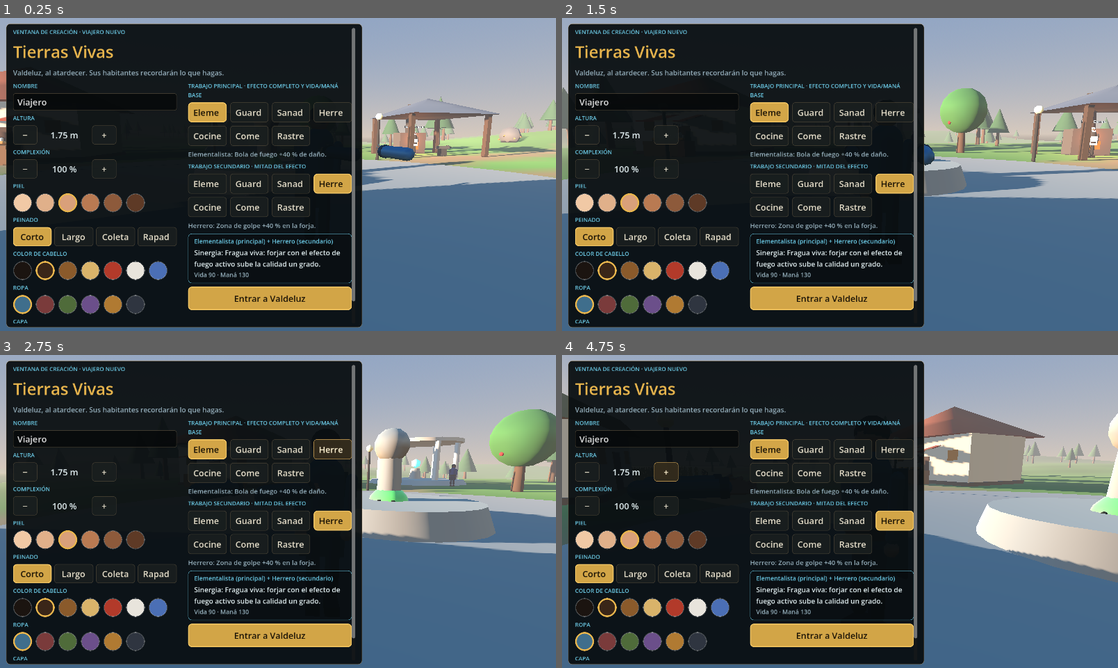
Above: before the commit, frames 1-4 (two rows, left to right).
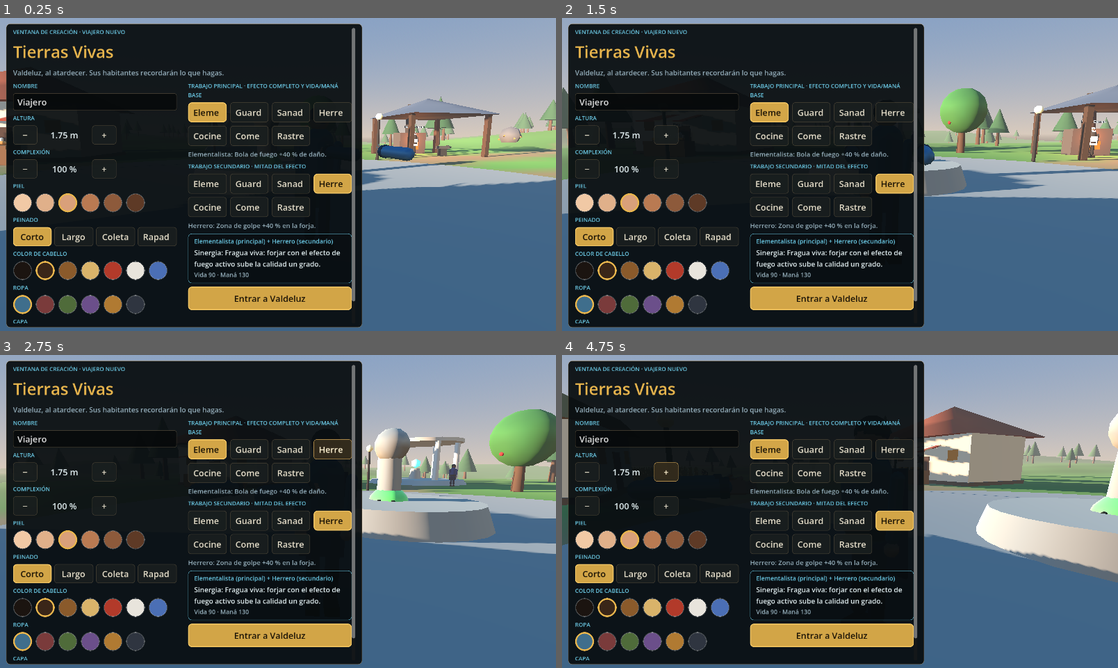
Above: after the commit, the same moments.

Repository: samuelguerrerodelarosa005-arch/tierras-vivientes
Game: Godot game, scene res://main.tscn
The game is run twice, just before and just after one commit, with the same random seed, the same clock (stepped at 60 frames per second) and the same inputs.
Inputs (mouse positions are in pixels of both pictures, inside the frame that each line leads up to):
- Up to frame 1 (0.25 s): no input
- Up to frame 2 (1.5 s): tap Enter at 0.5 s; move the mouse to (962, 158) at 0.52 s; hold D (move_right) 0.53-1.28 s; hold F (eat) 0.53-1.28 s; click (962, 158) at 0.67 s; tap Space (jump) at 0.77 s; move the mouse to (728, 190) at 1.27 s; hold S (move_back) from 1.28 s (still down); tap E (interact) at 1.35 s
- Up to frame 3 (2.75 s): tap Space (jump) at 1.52 s; move the mouse to (333, 442) at 2.02 s; release S (move_back) at 2.03 s; hold D (move_right) from 2.03 s (still down); hold R (rumors) from 2.03 s (still down)
- Up to frame 4 (4.75 s): move the mouse to (812, 574) at 2.77 s; release D (move_right) at 2.78 s; release R (rumors) at 2.78 s; hold W (move_forward) 2.78-3.53 s; tap Shift (run) at 2.85 s; click (812, 574) at 2.92 s; tap Space (jump) at 3.02, 3.77, 4.52 s; move the mouse to (1006, 558) at 3.52 s; hold 1 (spell_1) 3.53-4.28 s; hold A (move_left) from 3.53 s (still down); move the mouse to (673, 464) at 4.27 s; tap 2 (spell_2) at 4.35 s

The runs differ from the first frame. In frame 1, 1.2% of the frame differs, in the area x 0-100%, y 25-68%; in frame 2, 1.4%, in the area x 0-100%, y 22-58%; in frame 3, 1.0%; in frame 4, 1.3%.

Commit message:
Mejorar iluminación ambiental y cielo de Valdeluz

Diff:
--- a/godot/scripts/main.gd
+++ b/godot/scripts/main.gd
@@ -151,17 +151,26 @@
 	sky_mat = ProceduralSkyMaterial.new()
 	sky.sky_material = sky_mat
 	env.sky = sky
+	# Iluminación cálida y contrastada; la niebla se reserva para suavizar el horizonte.
+	sky_mat.sky_top_color = Color(0.16, 0.23, 0.31)
+	sky_mat.sky_horizon_color = Color(0.68, 0.48, 0.35)
+	sky_mat.ground_bottom_color = Color(0.10, 0.12, 0.11)
+	sky_mat.ground_horizon_color = Color(0.30, 0.29, 0.25)
+	sky_mat.sun_angle_max = 18.0
 	env.ambient_light_source = Environment.AMBIENT_SOURCE_SKY
-	env.ambient_light_energy = 0.8
+	env.ambient_light_energy = 0.95
 	env.tonemap_mode = Environment.TONE_MAPPER_FILMIC
 	env.fog_enabled = true
-	env.fog_density = 0.006
-	env.fog_sky_affect = 0.3
+	env.fog_density = 0.0028
+	env.fog_sky_affect = 0.22
 	we.environment = env
 	add_child(we)
 	sun = DirectionalLight3D.new()
+	sun.rotation_degrees = Vector3(-38.0, -28.0, 0.0)
+	sun.light_color = Color(1.0, 0.86, 0.70)
+	sun.light_energy = 1.15
 	sun.shadow_enabled = not xr
-	sun.directional_shadow_max_distance = 45.0
+	sun.directional_shadow_max_distance = 38.0
 	add_child(sun)
 	var mm := Util.mat(Color(0.91, 0.93, 0.99), Color(0, 0, 0, 0), 1.0, true).duplicate() as StandardMaterial3D
 	mm.set("disable_fog", true)
